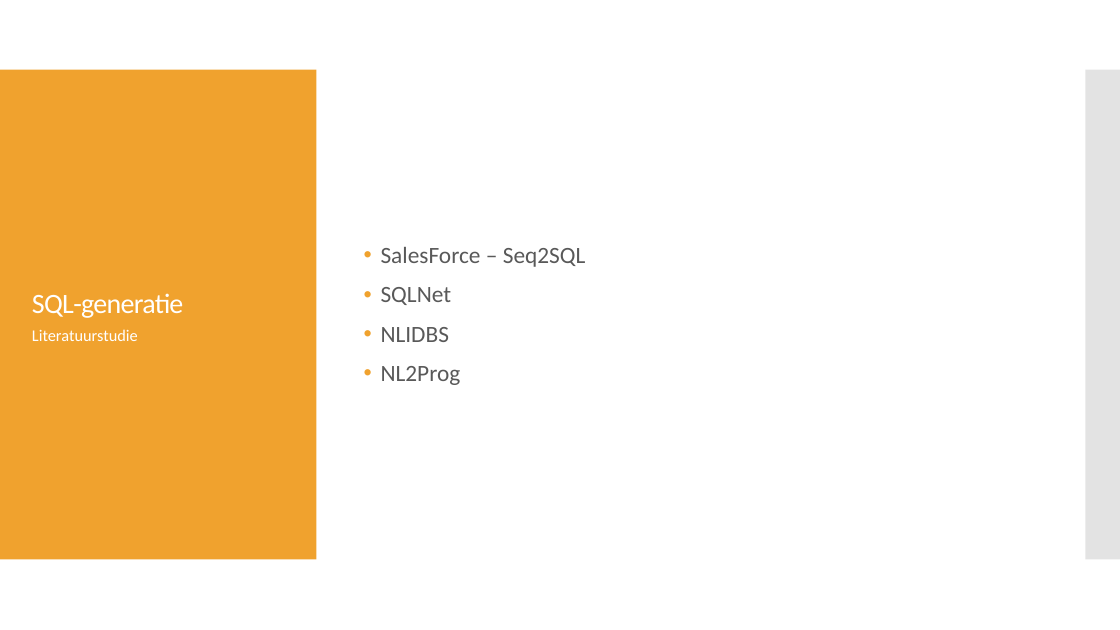
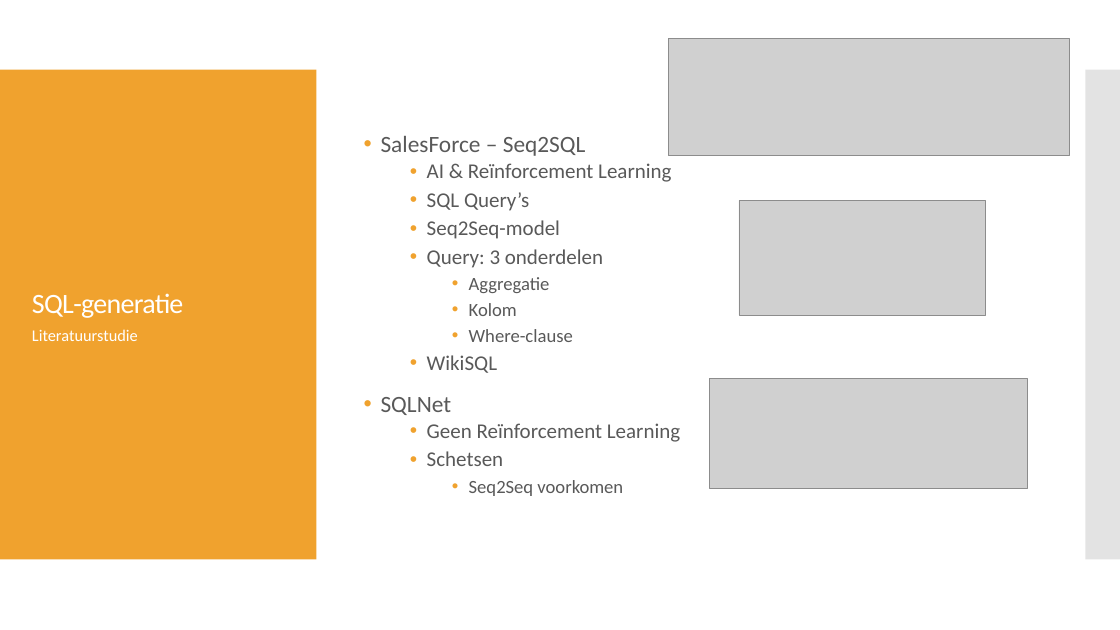
Before and after one commit to PrebenLeroy/bachelorproef, a slide deck: slide 11 of BP verdediging.pptx. Drawn at 1120x630 pixels with LibreOffice and Linux fonts; fonts in the diff are those of the drawing; grey boxes stand for pictures. Boxes give left, top, right and bottom in pixels: in the first picture for what was removed or moved away, otherwise in the second. Text is boxed around its words. In the diff, an @@ line names an element or a change of style, - is before the commit and + after.

```diff
--- a/BP verdediging.pptx
+++ b/BP verdediging.pptx
@@ picture added at [668,39,1070,155] @@
@@ text at [427,163,671,373]: paragraphs added @@
+  • AI & Reïnforcement Learning
+  • SQL Query’s
+  • Seq2Seq-model
+  • Query: 3 onderdelen
+    • Aggregatie
+    • Kolom
+    • Where-clause
+  • WikiSQL
@@ picture added at [739,201,986,315] @@
@@ picture added at [710,379,1028,489] @@
@@ text at [427,423,680,496]: text changed; size 20 to 18 pt @@
-• NLIDBS
-• NL2Prog
+  • Geen Reïnforcement Learning
+  • Schetsen
+    • Seq2Seq voorkomen
```
Also in this commit, not shown: 9 other slides changed, 4 slides added, 1 slide removed.
